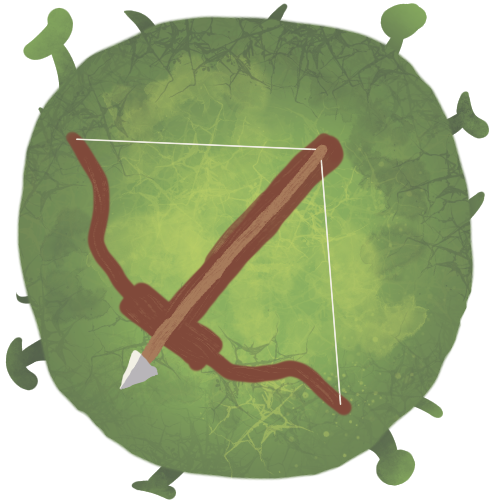
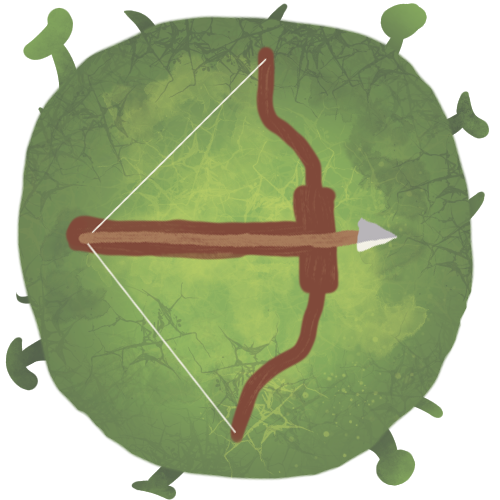
Two versions of the same layered image (500x500). Layer-by-layer changes:
painted on "arme" over <box>65,45,398,444</box>
painted on "corps" over <box>65,45,398,444</box>
painted on "cornes" over <box>65,45,398,444</box>
